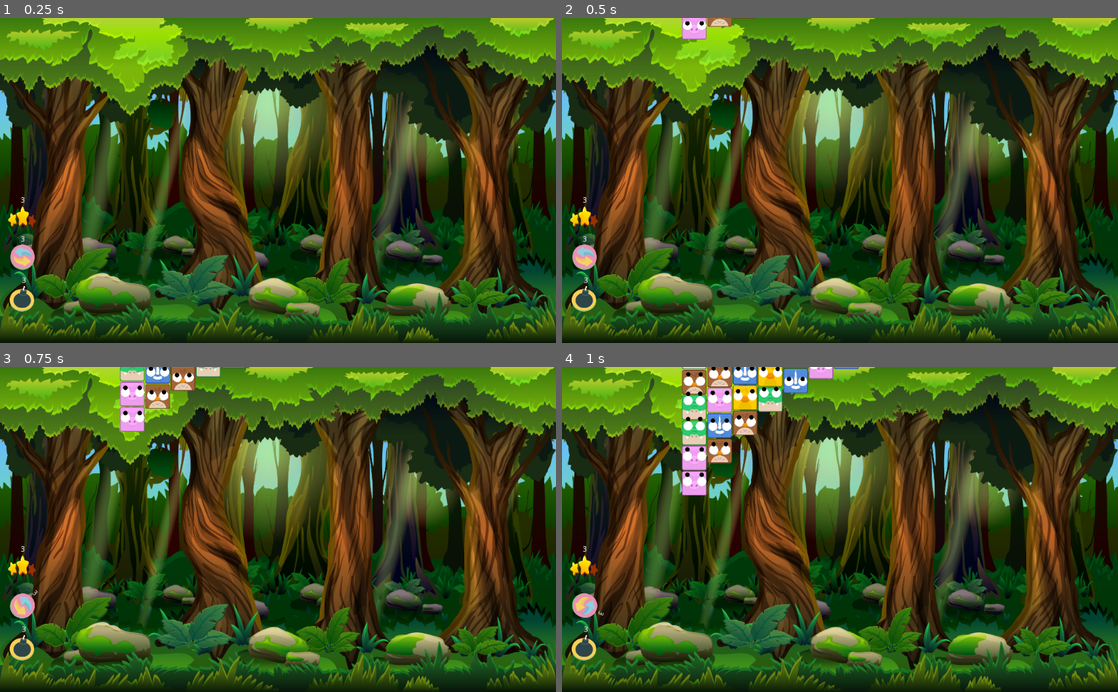
Above: before the commit, frames 1-4 (two rows, left to right).
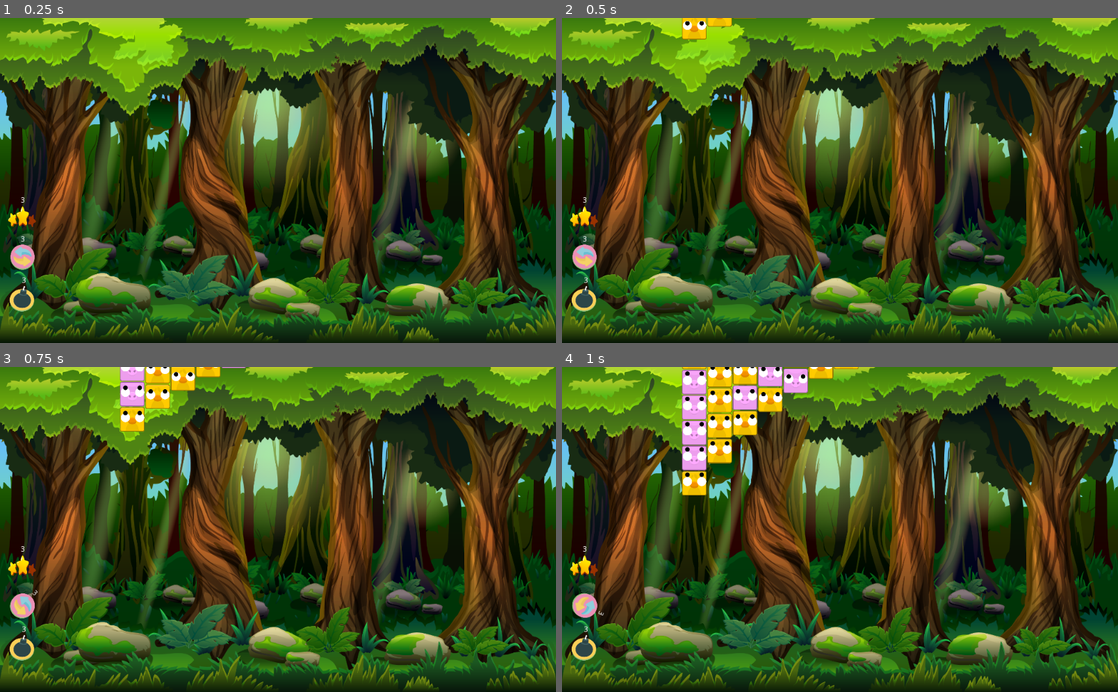
Above: after the commit, the same moments.

Repository: borkoDimitrov/AnimalBlocks
Game: Godot game, scene res://Level.tscn
Same seed, same stepped clock (60 frames per second), same inputs: the game is played once before the commit and once after it.
Inputs (mouse positions are in pixels of both pictures, inside the frame that each line leads up to):
- Up to frame 1 (0.25 s): no input
- Up to frame 2 (0.5 s): no input
- Up to frame 3 (0.75 s): click (22, 607) at 0.52 s
- Up to frame 4 (1 s): no input

Frame 1 is identical in both runs. In frame 2, 0.4% of the frame differs, in the area x 21-35%, y 0-7%; in frame 3, 1.4%; in frame 4, 4.1%, in the area x 21-54%, y 0-40%.

Commit message:
Made column detector cleaner

Diff:
--- a/Level.gd
+++ b/Level.gd
@@ -19,6 +19,9 @@
 #	$MusicPlayer.pick_song()
 
 	randomize()
+	refresh_level()
+
+func refresh_level():
 	make_tile_types()
 	create_grid()
 	$Floor.position.y = tile_size * level_size.y
@@ -56,8 +59,8 @@
 	$Camera2D.position = Vector2((level_size.x * tile_size + offset) / 2,
 		 (level_size.y * tile_size + offset) / 2)
 
-	var weight = 0.8
-	var matrix = create_2d_vector()
+#	var weight = 0.8
+#	var matrix = create_2d_vector()
 
 	for x in level_size.x:
 		var index = level_size.y - 1
@@ -81,7 +84,7 @@
 			tile.position = end_position
 			$Tiles.add_child(tile)
 
-			matrix[x][y] = tile
+#			matrix[x][y] = tile
 
 			index -= 1
 
@@ -112,7 +115,7 @@
 			skill.DeactivateSkill()
 
 func DestroyTile(tile):
-	$LevelManager.RemoveTiles(1)
+	$LevelManager.CountTiles(1)
 	tile.DestroyBlock()
 
 func OnMatch():
@@ -127,7 +130,7 @@
 	var group_count = tile.MarkMatchingGroup()
 
 	if group_count >= match_count:
-		$LevelManager.RemoveTiles(group_count)
+		$LevelManager.CountTiles(group_count)
 		OnMatch()
 
 #		yield(get_tree().create_timer(0.2), "timeout")
@@ -139,4 +142,5 @@
 	match_count = count
 
 func GameOver():
-	print("Succes")
+	yield(get_tree().create_timer(1), "timeout")
+	refresh_level()
--- a/Level.tscn
+++ b/Level.tscn
@@ -15,7 +15,9 @@
 [node name="Level" type="Node2D" groups=["level"]]
 script = ExtResource( 1 )
 level_size = Vector2( 12, 10 )
-number_of_animals = 5
+number_of_animals = 2
+
+[node name="LevelManager" parent="." instance=ExtResource( 8 )]
 
 [node name="CanvasLayer" type="CanvasLayer" parent="."]
 layer = -1
@@ -61,6 +63,4 @@
 
 [node name="MusicPlayer" parent="." instance=ExtResource( 4 )]
 
-[node name="LevelManager" parent="." instance=ExtResource( 8 )]
-
 [connection signal="timeout" from="Timer" to="." method="_on_Timer_timeout"]
--- a/LevelManager.gd
+++ b/LevelManager.gd
@@ -5,7 +5,7 @@
 var max_tiles : int
 var current_tiles : int
 
-func RemoveTiles(tiles):
+func CountTiles(tiles):
 	current_tiles -= tiles
 	if current_tiles == 0:
 		emit_signal("GAME_OVER")
--- a/Utils/ColumnDetector.gd
+++ b/Utils/ColumnDetector.gd
@@ -8,16 +8,13 @@
 		get_tree().call_group("tiles", "SlideLeft", position.x)
 
 func GetCurrentTilesCount() -> int:
-	var colliders = []
+	var count = 0
 
 	while is_colliding():
-		var obj = get_collider()
-		colliders.append(obj)
-		add_exception(obj)
+		count += 1
+		add_exception(get_collider())
 		force_raycast_update()
 
-	var size = colliders.size()
-	for coll in colliders:
-		remove_exception(coll)
+	clear_exceptions()
 
-	return size
+	return count
